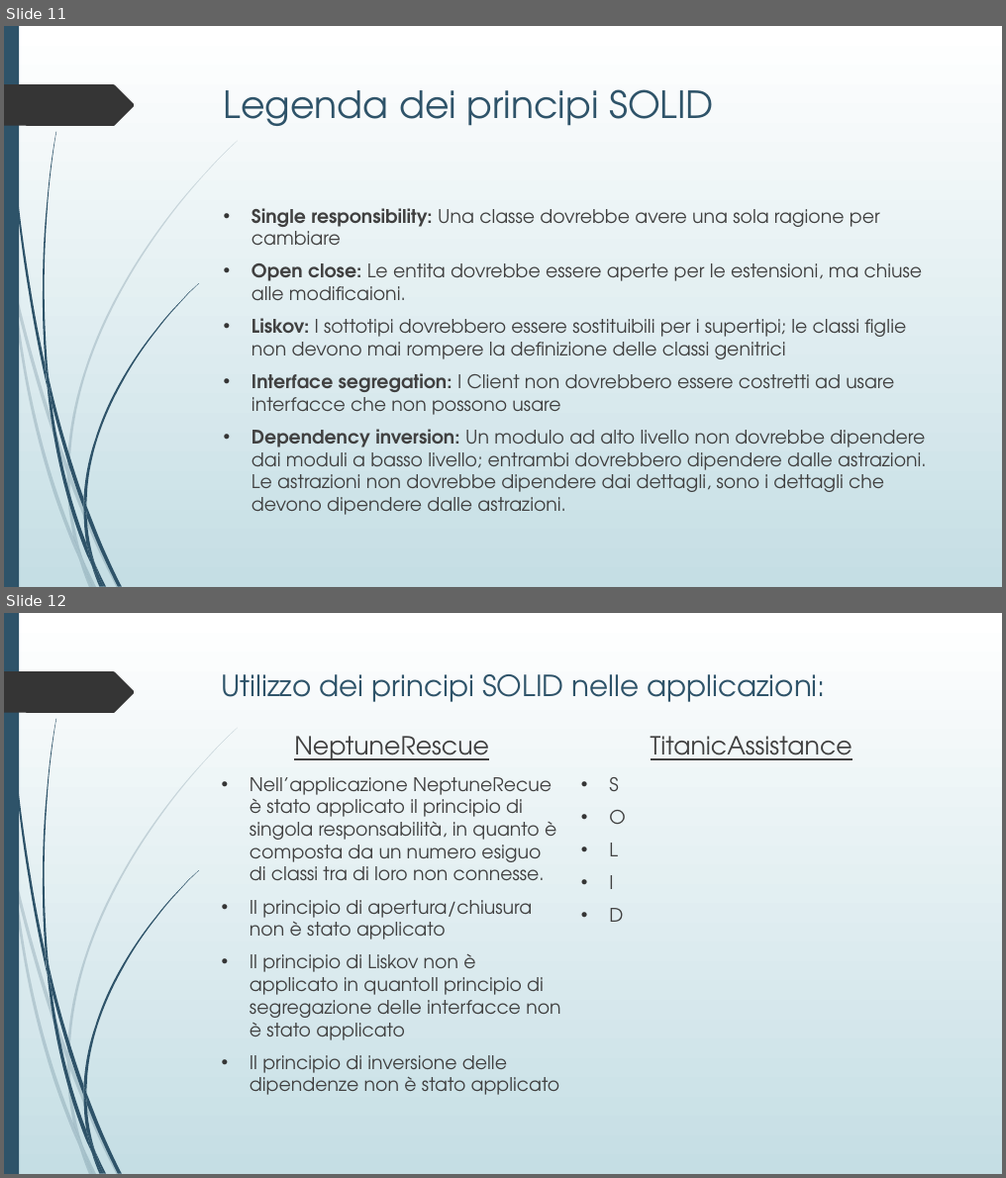
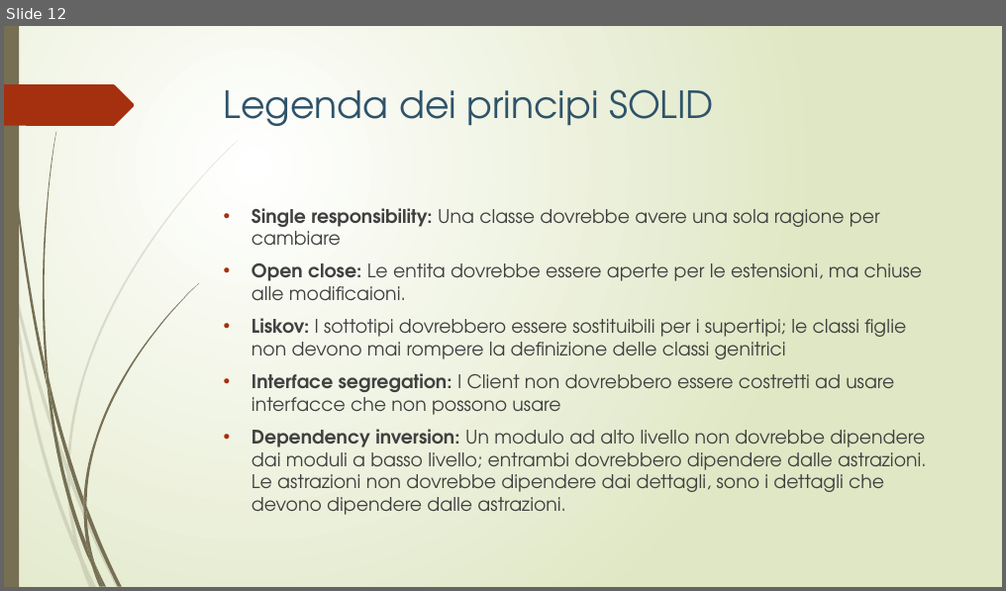
Before and after one commit to lpleo/Ingegneria_Software_2014, a slide deck: Slide/Slide Sparta.pptx. Shown one above the other, each under a label of ours: slides 11 and 12 before the commit, slide 12 after it. The pictures are 1006x1178 and 1006x591 pixels, drawn with LibreOffice and Linux fonts; fonts in the diff are those of the drawing. Boxes give left, top, right and bottom in pixels: in the first picture for what was removed or moved away, otherwise in the second. Text is boxed around its words. In the diff, an @@ line names an element or a change of style, - is before the commit and + after.

```diff
--- a/Slide/Slide Sparta.pptx
+++ b/Slide/Slide Sparta.pptx
@@ slide 12 removed at (x1=4, y1=613, x2=1002, y2=1174), background gradient #FFFFFF to #C5DEE5; not listed: 24 template elements that a slide beside it also shows @@
@@ title removed at (x1=222, y1=674, x2=826, y2=702) @@
-Utilizzo dei principi SOLID nelle applicazioni:
@@ text removed at (x1=294, y1=736, x2=489, y2=761) @@
-NeptuneRescue
@@ text removed at (x1=650, y1=736, x2=852, y2=761) @@
-TitanicAssistance
@@ text removed at (x1=250, y1=777, x2=560, y2=1095) @@
-• Nell’applicazione NeptuneRecue è stato applicato il principio di singola responsabilità, in quanto è composta da un numero esiguo di classi tra di loro non connesse.
-• Il principio di apertura/chiusura non è stato applicato
-• Il principio di Liskov non è applicato in quantoIl principio di segregazione delle interfacce non è stato applicato
-• Il principio di inversione delle dipendenze non è stato applicato
@@ text removed at (x1=609, y1=777, x2=625, y2=922) @@
-• S
-• O
-• L
-• I
-• D
@@ what was slide 11 is now slide 12 @@
@@ slide 12 changed as well @@
@@ background gradient #FFFFFF to #C5DEE5 to gradient #FFFFFF to #DFE8C4 @@
@@ freeform shape at (x1=6, y1=26, x2=47, y2=386): fill #2E5369 to #766F54; outline redrawn @@
@@ freeform shape at (x1=4, y1=84, x2=135, y2=126): fill #353535 to #A53010 @@
@@ fill #2E5369 to #766F54 in 12 elements at (x1=49, y1=379, x2=83, y2=509), (x1=86, y1=506, x2=122, y2=586), (x1=47, y1=383, x2=91, y2=567), (x1=95, y1=565, x2=107, y2=587), (x1=46, y1=363, x2=52, y2=404), (x1=83, y1=283, x2=199, y2=506), (x1=91, y1=567, x2=101, y2=587), (x1=83, y1=509, x2=94, y2=565), (x1=83, y1=498, x2=86, y2=517), (x1=86, y1=544, x2=104, y2=586), (x1=4, y1=26, x2=19, y2=587), (x1=43, y1=132, x2=56, y2=379) @@
@@ text "Single responsibility: Una classe dovrebbe ..." at (x1=252, y1=208, x2=927, y2=515): bullet colour #353535 to #A53010 @@
@@ fill #2E5369 at 20% opacity to #766F54 at 20% opacity in 10 elements at (x1=4, y1=237, x2=12, y2=288), (x1=15, y1=284, x2=67, y2=474), (x1=70, y1=472, x2=120, y2=587), (x1=82, y1=559, x2=97, y2=587), (x1=12, y1=288, x2=79, y2=561), (x1=67, y1=474, x2=82, y2=559), (x1=67, y1=141, x2=238, y2=472), (x1=79, y1=561, x2=93, y2=587), (x1=67, y1=465, x2=70, y2=482), (x1=73, y1=537, x2=93, y2=587) @@
```
Also in this commit, not shown: 12 other slides changed, 6 slides added, 5 other slides removed, 3 other files.
